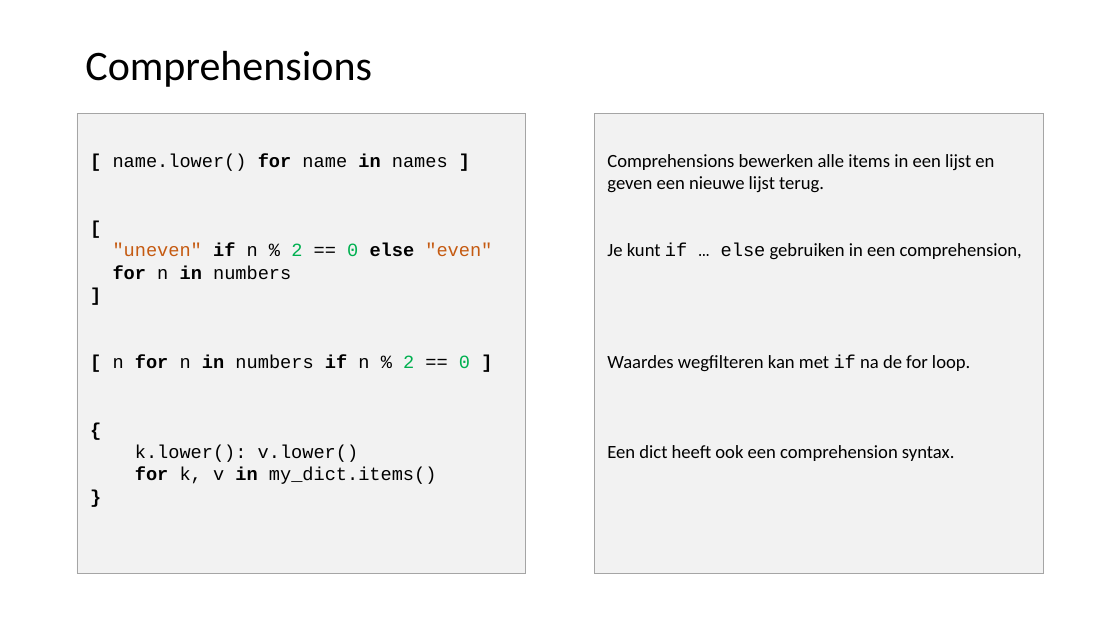
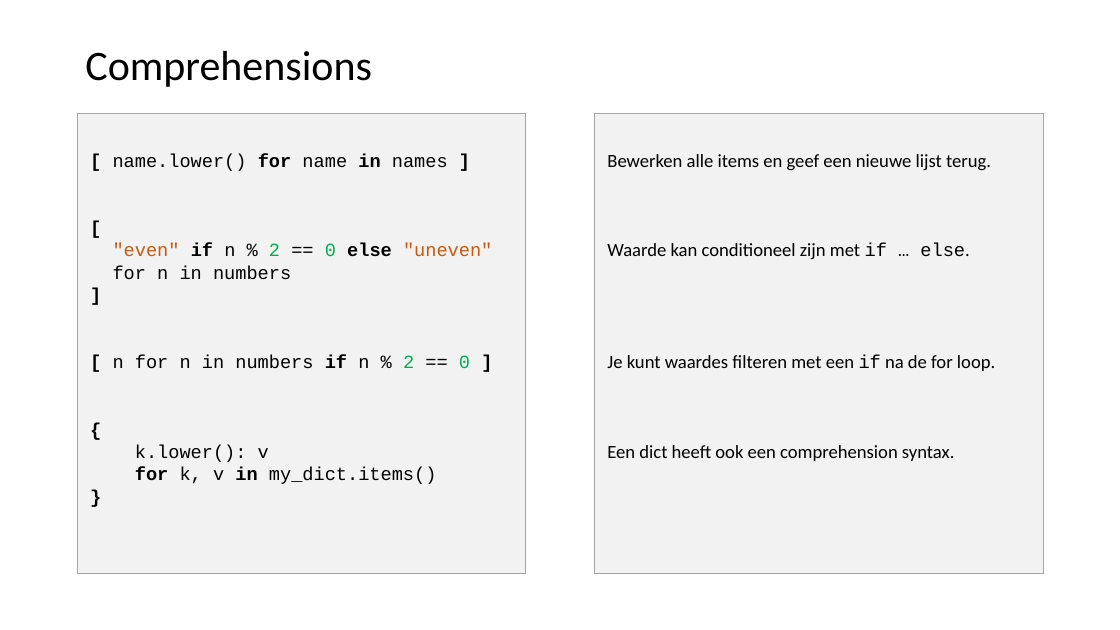
Before and after one commit to LFKoning/knowledge-sharing, a slide deck: slide 41 of python_course/1_basics_classes/python_cursus_1.pptx (slide 42 before the commit). Drawn at 1120x630 pixels with LibreOffice and Linux fonts; fonts in the diff are those of the drawing. Boxes give left, top, right and bottom in pixels: in the first picture for what was removed or moved away, otherwise in the second. Text is boxed around its words. In the diff, an @@ line names an element or a change of style, - is before the commit and + after.

```diff
--- a/python_course/1_basics_classes/python_cursus_1.pptx
+++ b/python_course/1_basics_classes/python_cursus_1.pptx
@@ text in rectangle at [607, 154, 995, 371]: text changed @@
-Comprehensions bewerken alle items in een lijst en geven een nieuwe lijst terug.
-Je kunt if … else gebruiken in een comprehension,
-Waardes wegfilteren kan met if na de for loop.
+Bewerken alle items en geef een nieuwe lijst terug.
+Waarde kan conditioneel zijn met if … else.
+Je kunt waardes filteren met een if na de for loop.
@@ text at [113, 243, 492, 256]: text changed @@
-"uneven" if n % 2 == 0 else "even"
+"even" if n % 2 == 0 else "uneven"
@@ text at [113, 266, 470, 368]: bold off in "for in", "for in" @@
@@ text at [135, 445, 269, 462]: text changed @@
-k.lower(): v.lower()
+k.lower(): v
```
Also in this commit, not shown: 24 other slides changed, 1 slide added, 2 slides removed, 5 other files.
